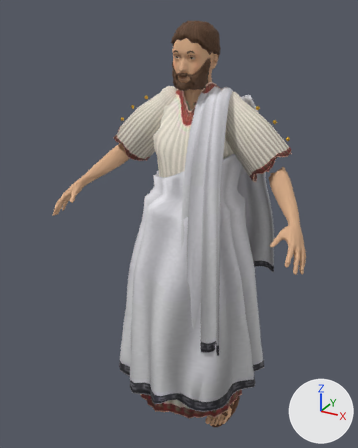
A saved change to the glTF model modelos/personaje_ciudadano_alta.glb.
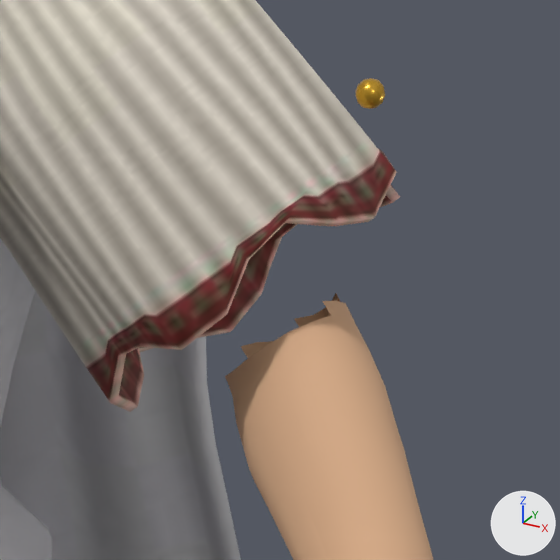
The first picture shows the older version from a camera (50 mm lens) standing at (0.862, -1.696, 1.731) and looking at (-0.065, -0.009, 0.888). The close-ups show the older and then the newer version on the part from 66% to 88% of the width and 28% to 45% of the height of that picture. Only the edits that show in the close-ups are written down. Every picture has the same lights, and +X, +Y and +Z are marked at lower right. Vertices at exactly the same position are counted once.

Script lines for the objects in view, before the commit:
```python
me_ciudadano_cuerpo = bpy.data.meshes.new('ciudadano_cuerpo')
me_ciudadano_cuerpo.from_pydata(...)  # 7422 vertices, 14444 faces; spans x -0.53..0.53, y -0.3..0.14, z 0.0..1.5
me_ciudadano_cuerpo.materials.append(mat_ciudadano_piel)  # picture img_ciudadano_piel
me_himation = bpy.data.meshes.new('himation')
me_himation.from_pydata(...)  # 2763 vertices, 5526 faces; spans x -0.334..0.332, y -0.343..0.344, z 0.188..1.229
me_himation.materials.append(mat_himation)  # picture img_himation
me_manga = bpy.data.meshes.new('manga')
me_manga.from_pydata(...)  # 838 vertices, 1672 faces; spans x 0.064..0.376, y -0.064..0.116, z 1.123..1.445
me_manga.materials.append(mat_quiton)  # picture img_quiton
ob_ciudadano_cuerpo = bpy.data.objects.new('ciudadano_cuerpo', me_ciudadano_cuerpo)
ob_ciudadano_cuerpo.location = (0.0, 0.0, 0.0)
ob_himation = bpy.data.objects.new('himation', me_himation)
ob_himation.location = (0.0, 0.0, 0.0)
ob_manga = bpy.data.objects.new('manga', me_manga)
ob_manga.location = (0.0, 0.0, 0.0)
# also in view: 'fibulas' at (0.298, 0.03, 1.345); 'himation_espalda' at (0.17, 0.146, 1.045)
```
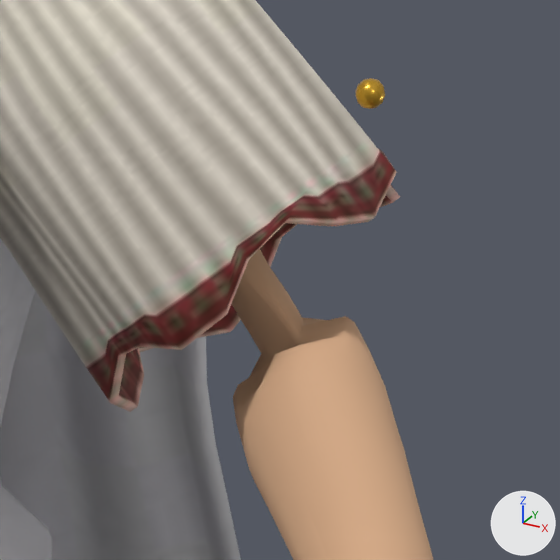
Where the change shows, as pixel boxes [x1, y1, x2, y2] in the close-ups (560 x 560 px):
'ciudadano_cuerpo', reshaped
    before: [225, 293, 433, 560]
    after: [232, 249, 433, 560]
part 1 of me_ciudadano_cuerpo, reshaped
    before: [225, 293, 354, 408]
    after: [232, 249, 346, 408]

The change, as a diff of the scene's bpy script:
```diff
--- a/modelos/personaje_ciudadano_alta.glb.py
+++ b/modelos/personaje_ciudadano_alta.glb.py
@@ me_ciudadano_cuerpo @@
 # used by ob_ciudadano_cuerpo; location = (0.0, 0.0, 0.0)
-me_ciudadano_cuerpo.from_pydata(...)  # 7422 vertices, 14444 faces; spans x -0.53..0.53, y -0.3..0.14, z 0.0..1.5
+me_ciudadano_cuerpo.from_pydata(...)  # 7814 vertices, 15202 faces; spans x -0.53..0.53, y -0.3..0.14, z 0.0..1.5
+# me_ciudadano_cuerpo part 1: 3 vertices moved from x 0.33..0.36, y -0.03..0.04, z 1.17..1.19 to x 0.34..0.35, y -0.01..0.02, z 1.16..1.18; 22 vertices removed from x 0.3..0.36, y -0.02..0.06, z 1.14..1.2; 220 vertices added at x 0.16..0.35, y -0.03..0.08, z 1.16..1.31
+# other edits to the shape of me_ciudadano_cuerpo do not show in these pictures
 me_ciudadano_cuerpo.materials.append(mat_ciudadano_piel)
```
